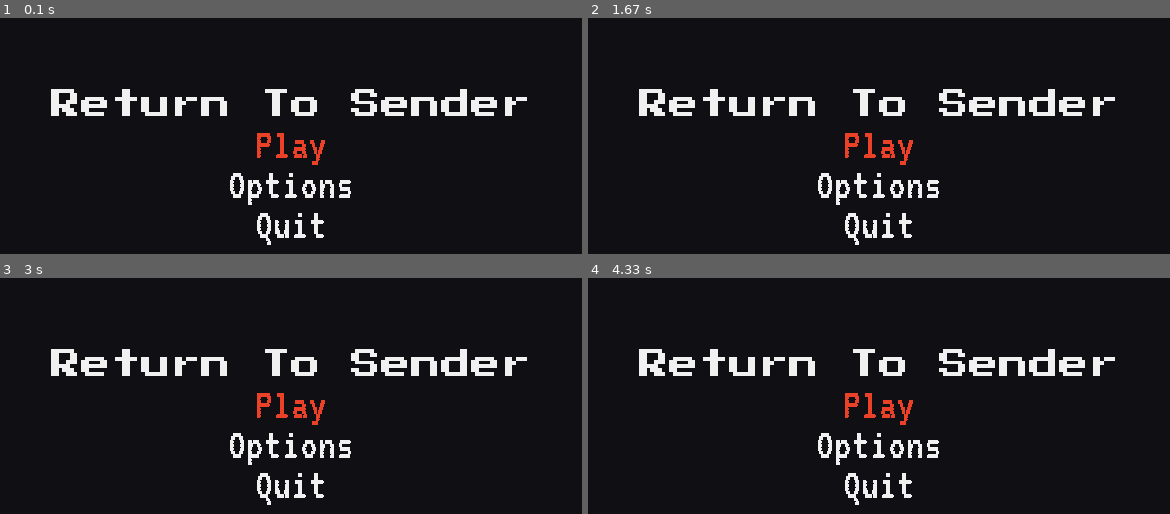
Above: before the commit, frames 1-4 (two rows, left to right).
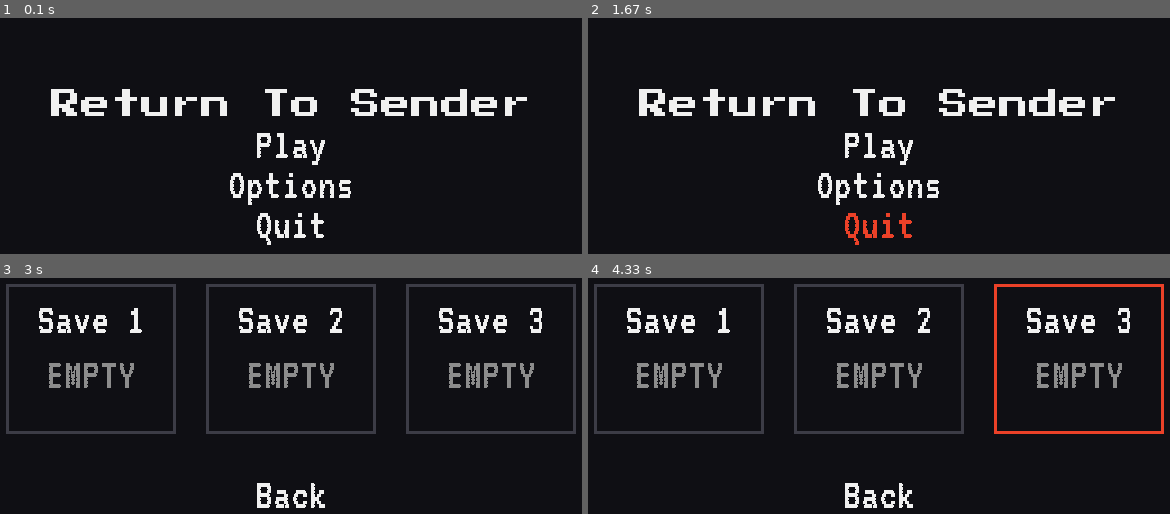
Above: after the commit, the same moments.

Repository: KDO1T/Return-To-Sender
Game: pygame game, started from main_menu.py
Two runs of this game, one before a commit and one after it. Both use one fixed random seed, a clock stepped at 60 frames per second and the inputs below.
Inputs (mouse positions are in pixels of both pictures, inside the frame that each line leads up to):
- Up to frame 1 (0.1 s): no input
- Up to frame 2 (1.67 s): click "Play" at 0.38 s; click (855, 119) at 0.72 s; click (884, 126) at 1.05 s; click (879, 235) at 1.38 s, where only the run after the commit has a clickable "Back"
- Up to frame 3 (3 s): click (outside the picture) at 1.88 s; click "Options" at 2.22 s; click (64, 353) at 2.55 s; click (291, 407) at 2.88 s
- Up to frame 4 (4.33 s): click (1041, 419) at 3.22 s; click (634, 285) at 3.88 s; click (1012, 301) at 4.22 s

The runs differ from the first frame. In frame 1, 0.5% of the frame differs, in the area x 44-56%, y 48-63%; in frame 2, 1.0%; in frame 3, 13%, in the area x 1-99%, y 2-98%; in frame 4, 13%.

Commit message:
Dynamic UI play option now has the 3 save slots and you can highlight each slot

Diff:
--- a/main_menu.py
+++ b/main_menu.py
@@ -31,59 +31,192 @@
 play_start_y = 130
 play_spacing = 40
 
+save_card_width = 170
+save_card_height = 150
+save_card_y = 100
+
+save_card_positions = [
+    (35, save_card_y),
+    (235, save_card_y),
+    (435, save_card_y)
+]
+
 # --------------
 main_menu = ["Play", "Options", "Quit"]
-play_menu = ["Save Slot 1", "Save Slot 2", "Save Slot 3", "Skill Tree", "Back"]
-
-play_selected = 0
+save_slots = [
+    {
+        "name": "Save 1",
+        "exists": False,
+        "last_saved": None
+    },
+    {
+        "name": "Save 2",
+        "exists": False,
+        "last_saved": None
+    },
+    {
+        "name": "Save 3",
+        "exists": False,
+        "last_saved": None
+    }
+]
+
+selected_save = None
+
+
 selected = 0
 current_state = "MAIN"
 
 while True:
     screen.fill((15, 15, 20))
 
+    # main menu
     if current_state == "MAIN":
+        screen.blit(text, rect_text)
+
         for index, option in enumerate(main_menu):
             y = start_y + (index * spacing)
 
-            if selected == index:
-                option_text =  font_menu.render(option, False, (235, 65, 40))
-            else:
-                option_text =  font_menu.render(option, False, (240, 240, 240))
-
-            option_rect = option_text.get_rect()
-            option_rect.center = (width/2, y)
-            screen.blit(option_text, option_rect)
-
-    elif current_state == "PLAY":
-        for index, option in enumerate(play_menu):
-            y = play_start_y + (index * play_spacing)
-
-            if play_selected == index:
-                option_text = font_menu.render(option, False, (235, 65, 40))
-            else:
-                option_text = font_menu.render(option, False, (240, 240, 240))
+            option_text = font_menu.render(
+                option, False, (240, 240, 240)
+            )
 
             option_rect = option_text.get_rect()
             option_rect.center = (width / 2, y)
+
+            if option_rect.collidepoint(pygame.mouse.get_pos()):
+                option_text = font_menu.render(
+                    option, False, (235, 65, 40)
+                )
+
             screen.blit(option_text, option_rect)
 
+    elif current_state == "PLAY":
+        for index, save in enumerate(save_slots):
+            x, y = save_card_positions[index]
+
+            card_rect = pygame.Rect(
+                x,
+                y,
+                save_card_width,
+                save_card_height
+            )
+
+            if selected_save == index:
+                pygame.draw.rect(
+                    screen, (235, 65, 40), card_rect, 3
+                )
+            else:
+                pygame.draw.rect(
+                    screen, (60, 60, 70), card_rect, 3
+                )
+
+            name_text = font_menu.render(
+                save["name"], False, (240, 240, 240)
+            )
+
+            name_rect = name_text.get_rect()
+            name_rect.center = (
+                card_rect.centerx,
+                card_rect.y + 35
+            )
+
+            screen.blit(name_text, name_rect)
+
+            if save["exists"]:
+                info_text = font_menu.render(
+                    "SAVED", False, (240, 240, 240)
+                )
+            else:
+                info_text = font_menu.render(
+                    "EMPTY", False, (140, 140, 140)
+                )
+
+            info_rect = info_text.get_rect()
+            info_rect.center = (
+                card_rect.centerx,
+                card_rect.y + 90
+            )
+
+            screen.blit(info_text, info_rect)
+
+        # back button
+        back_text = font_menu.render(
+            "Back", False, (240, 240, 240)
+        )
+
+        back_rect = back_text.get_rect()
+        back_rect.center = (width / 2, 310)
+
+        if back_rect.collidepoint(pygame.mouse.get_pos()):
+            back_text = font_menu.render(
+                "Back", False, (235, 65, 40)
+            )
+
+        screen.blit(back_text, back_rect)
+
+    # input
     for event in pygame.event.get():
+
         if event.type == pygame.QUIT:
             pygame.quit()
             exit()
 
-        elif event.type == pygame.KEYDOWN:
-            if event.key == pygame.K_DOWN:
-                selected = (selected + 1) % len(main_menu)
-
-            elif event.key == pygame.K_UP:
-                selected = (selected - 1) % len(main_menu)
-
-            elif event.key == pygame.K_RETURN:
-                if main_menu[selected] == "Play":
-                    current_state = "PLAY"
-
-    screen.blit(text, rect_text)
+        elif event.type == pygame.MOUSEBUTTONDOWN:
+
+            if event.button == 1:
+
+                if current_state == "MAIN":
+
+                    for index, option in enumerate(main_menu):
+                        y = start_y + (index * spacing)
+
+                        option_rect = pygame.Rect(
+                            0, y - 20, width, 40
+                        )
+
+                        if option_rect.collidepoint(event.pos):
+
+                            if option == "Play":
+                                current_state = "PLAY"
+                                selected_save = None
+
+                            elif option == "Options":
+                                print("Options")
+
+                            elif option == "Quit":
+                                pygame.quit()
+                                exit()
+
+                elif current_state == "PLAY":
+
+                    for index, position in enumerate(save_card_positions):
+                        x, y = position
+
+                        card_rect = pygame.Rect(
+                            x,
+                            y,
+                            save_card_width,
+                            save_card_height
+                        )
+
+                        if card_rect.collidepoint(event.pos):
+
+                            if selected_save == index:
+                                print(
+                                    "OPEN SAVE:",
+                                    save_slots[index]["name"]
+                                )
+                            else:
+                                selected_save = index
+
+                    back_rect = pygame.Rect(
+                        0, 290, width, 40
+                    )
+
+                    if back_rect.collidepoint(event.pos):
+                        current_state = "MAIN"
+                        selected_save = None
+
     pygame.display.update()
     clock.tick(60)
